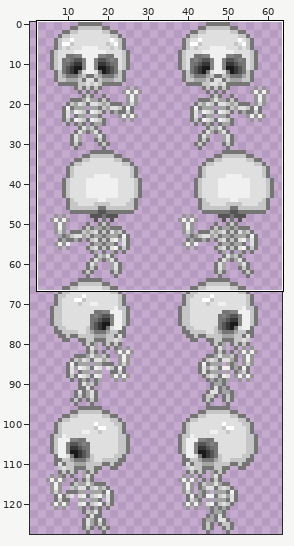
Edited in one commit: sprite sheet (assets/imgs/characters/skeleton/skeleton.png). Above, an overview of the earlier version with the close-up marked.
Close-up. Old version:
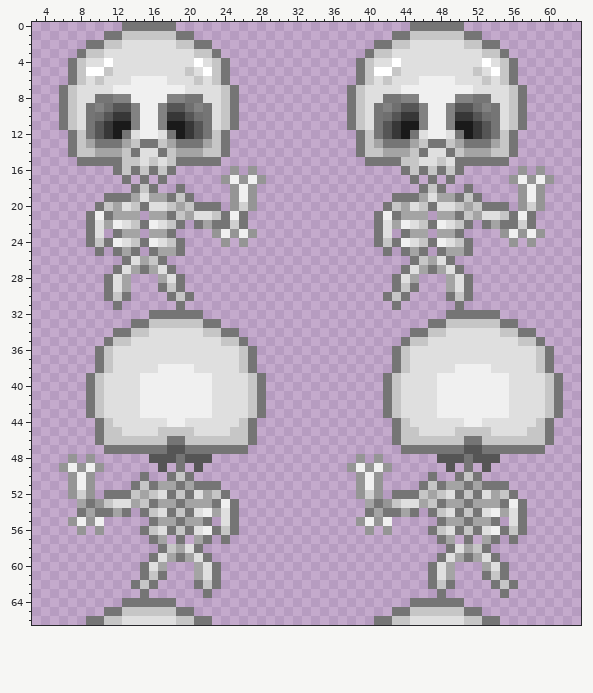
The file is 64x128 pixels. Colours within 5 levels of each other are drawn and written as one. Shown: x 3..63, y 0..66. The wide view leaves out empty margins. The commit also changed other parts of the picture, which this record leaves out.
Now the later version:
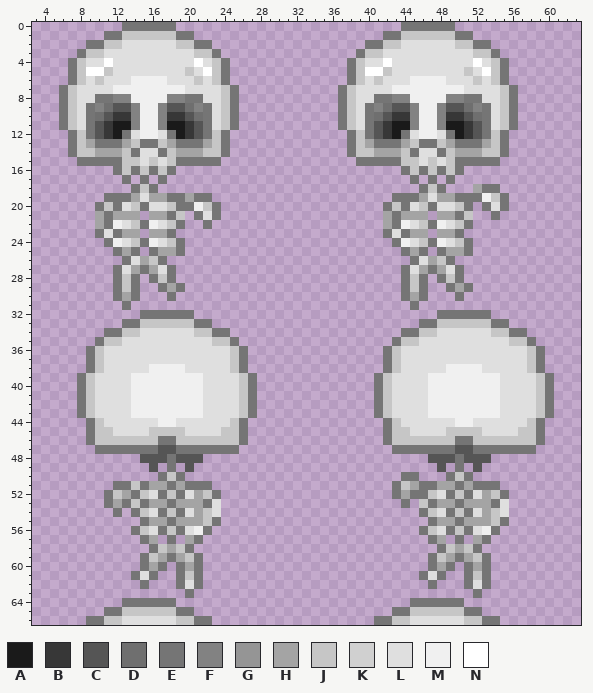
Palette (. is transparent): A #1a1a1a  B #373737  C #555555  D #6f6f6f  E #757575  F #828282  G #959595  H #a4a4a4  J #c6c6c6  K #d0d0d0  L #dfdfdf  M #f0f0f0  N #ffffff
The edit:
y 0: x 44 . -> E; x 50 E -> .
y 1: x 42 . -> E; x 44 E -> J; x 50 J -> E; x 52 E -> .
y 2: x 40 . -> E; x 42 E -> J; x 44 J -> L; x 50 L -> J; x 52 J -> E; x 54 E -> .
y 3: x 39..40 .E -> EJ; x 42 J -> L; x 52 L -> J; x 54..55 JE -> E.
y 4: x 38..40 .EJ -> EJL; x 42..43 LN -> NL; x 52..56 LNLJE -> NLJE.
y 5: x 38..40 .EJ -> EJN; x 42..43 NJ -> JL; x 51..56 LJLNJE -> JLNJE.
y 6: x 38..42 .EJLJ -> EJLJL; x 45 L -> M; x 49 M -> L; x 52..56 LJLJE -> JLJE.
y 7: x 37..39 .EJ -> EJL; x 43 L -> M; x 51 M -> L; x 55..57 LJE -> JE.
y 8: x 37..39 .EJ -> EJL; x 41 L -> E; x 43 E -> F; x 45 F -> M; x 49 M -> F; x 51 F -> E; x 53 E -> L; x 55..57 LJE -> JE.
y 9: x 37..43 .EJLEFD -> EJLEFDC; x 45..46 CF -> FM; x 48..49 MF -> FC; x 51..57 CDFELJE -> DFELJE.
y 10: x 37..43 .EJLEDC -> EJLEDCB; x 45..46 BF -> FM; x 48..49 MF -> FB; x 51..57 BCDELJE -> CDELJE.
y 11: x 37..43 .EJLECB -> EJLECBA; x 45..46 AF -> FM; x 48..49 MF -> FA; x 51..57 ABCELJE -> BCELJE.
y 12: x 38..46 .EJECBAEL -> EJECBAELM; x 48..56 MLEABCEJE -> LEABCEJE.
y 13: x 38..41 .EJH -> EJHE; x 44..46 EHJ -> HJE; x 48..50 EJH -> JHE; x 53..56 EHJE -> HJE.
y 14: x 38..39 .E -> EJ; x 41 J -> H; x 44..46 HJE -> JEL; x 48..50 LEJ -> EJH; x 53 H -> J; x 55..56 JE -> E.
y 15: x 39 . -> E; x 47..49 LJL -> JLJ; x 55 E -> .
y 16: x 25 G -> .; x 27 G -> .; x 57 G -> .; x 59 G -> .
y 17: x 24..28 GMGMG -> .....; x 56..60 GMGMG -> .....
y 18: x 19 E -> .; x 25..27 GMG -> ...; x 51..54 E... -> .HEE; x 57..59 GMG -> ...
y 19: x 19..22 JE.. -> EHEE; x 25..27 GMG -> ...; x 51 J -> E; x 53..55 ... -> MJE; x 57..59 GMG -> ...
y 20: x 12 H -> E; x 19..22 HJEE -> EEMJ; x 25..27 GKG -> ...; x 44 H -> E; x 51..52 HJ -> E.; x 54 E -> L; x 57..59 GKG -> ...
y 21: x 9..10 EM -> .H; x 20..21 HL -> .E; x 23..26 JEME -> E...; x 41..42 EM -> .H; x 52..58 HLLJEME -> ..E....
y 22: x 9..11 ELH -> .HE; x 21..26 EHEEKE -> .E....; x 41..43 ELH -> .HE; x 53..58 EHEEKE -> ......
y 23: x 9..11 EL. -> .EL; x 23..27 GMGMG -> .....; x 41..43 EL. -> .EL; x 55..59 GMGMG -> .....
y 24: x 9..10 EJ -> ..; x 24 G -> .; x 26 G -> .; x 41..42 EJ -> ..; x 56 G -> .; x 58 G -> .
y 25: x 10 E -> .; x 42 E -> .
y 26: x 46 J -> L; x 48 L -> J
y 28: x 11..14 ELH. -> .EJE; x 16..19 .HLE -> EJE.; x 43..46 ELH. -> .EJE; x 48..51 .HLE -> EJE.
y 29: x 11..14 ELH. -> .EJE; x 18 J -> H; x 43..46 EJE. -> .EJE; x 49..50 HL -> EH
y 30: x 11..14 EJE. -> .EHE; x 19..20 JE -> ..; x 42..43 EJ -> ..; x 45..46 .. -> HE; x 49..51 EJE -> .E.
y 31: x 12..13 E. -> .E; x 19 E -> .; x 43 E -> .; x 45 . -> E; x 50 E -> .
y 32: x 15 . -> E; x 21 E -> .; x 48 . -> E; x 54 E -> .
y 33: x 13 . -> E; x 15 E -> J; x 21 J -> E; x 23 E -> .; x 46 . -> E; x 48 E -> J; x 54 J -> E; x 56 E -> .
y 34: x 11 . -> E; x 13 E -> J; x 15 J -> L; x 21 L -> J; x 23 J -> E; x 25 E -> .; x 44 . -> E; x 46 E -> J; x 48 J -> L; x 54 L -> J; x 56 J -> E; x 58 E -> .
y 35: x 10..11 .E -> EJ; x 13 J -> L; x 23 L -> J; x 25..26 JE -> E.; x 43..44 .E -> EJ; x 46 J -> L; x 56 L -> J; x 58..59 JE -> E.
y 36..37: x 9..11 .EJ -> EJL; x 25..27 LJE -> JE.; x 42..44 .EJ -> EJL; x 58..60 LJE -> JE.
y 38: x 9..11 .EJ -> EJL; x 16 L -> M; x 20 M -> L; x 25..27 LJE -> JE.; x 42..44 .EJ -> EJL; x 49 L -> M; x 53 M -> L; x 58..60 LJE -> JE.
y 39..43: x 8..10 .EJ -> EJL; x 14 L -> M; x 22 M -> L; x 26..28 LJE -> JE.; x 41..43 .EJ -> EJL; x 47 L -> M; x 55 M -> L; x 59..61 LJE -> JE.
y 44: x 9..11 .EJ -> EJL; x 17 L -> M; x 19 M -> L; x 25..27 LJE -> JE.; x 42..44 .EJ -> EJL; x 50 L -> M; x 52 M -> L; x 58..60 LJE -> JE.
y 45: x 9..10 .E -> EJ; x 12 J -> L; x 16 L -> J; x 20 J -> L; x 24 L -> J; x 26..27 JE -> E.; x 42..43 .E -> EJ; x 45 J -> L; x 49 L -> J; x 53 J -> L; x 57 L -> J; x 59..60 JE -> E.
y 46: x 9..10 .E -> EJ; x 17 J -> E; x 19 E -> J; x 26..27 JE -> E.; x 42..43 .E -> EJ; x 50 J -> E; x 52 E -> J; x 59..60 JE -> E.
y 47: x 10 . -> E; x 17 E -> C; x 19 C -> E; x 26 E -> .; x 43 . -> E; x 50 E -> C; x 52 C -> E; x 59 E -> .
y 48: x 7 G -> .; x 9 G -> .; x 15 . -> C; x 18..19 CE -> EC; x 22 C -> .; x 39 G -> .; x 41 G -> .; x 47 . -> C; x 50..51 CE -> EC; x 54 C -> .
y 49: x 6..10 GMGMG -> .....; x 16..21 .C.E.C -> C.E.C.; x 38..42 GMGMG -> .....; x 48..53 .C.E.C -> C.E.C.
y 50: x 7..9 GMG -> ...; x 15 E -> .; x 17..20 .EJE -> EJE.; x 39..41 GMG -> ...; x 44..45 .. -> EE; x 47 E -> .; x 49..52 .EJE -> EJE.
y 51: x 7..9 GMG -> ...; x 12..16 ..EJE -> EEJEH; x 18..20 HEH -> EHE; x 23 E -> .; x 39..41 GMG -> ...; x 43..45 ... -> EJH; x 47..48 JE -> EH; x 50..52 HEH -> EHE; x 55 E -> .
y 52: x 7..9 GKG -> ...; x 12..24 EEJHJLEJELHJE -> JHEJLEJELHJE.; x 39..41 GKG -> ...; x 44 E -> H; x 46..56 JHJLEJELHJE -> EJLEJELHJE.
y 53: x 8..16 HEGJLLHJE -> ...EHEJEH; x 18..19 HE -> EH; x 22..25 HEME -> EL..; x 40..48 HEGJLLHJE -> ....E.JEH; x 50..51 HE -> EH; x 54..57 HEME -> EL..
y 54: x 8..25 EHEEHE.EJLEJELMHLE -> ....E.EJLEJELHJL..; x 40..57 EHEEHE.EJLEJELMHLE -> ......EJLEJELHJL..
y 55: x 7..10 GMGM -> ....; x 15..16 .E -> EH; x 18..19 HE -> EH; x 22..25 E.LE -> JE..; x 39..42 GMGM -> ....; x 47..48 .E -> EH; x 50..51 HE -> EH; x 54..57 E.LE -> JE..
y 56: x 8 G -> .; x 10 G -> .; x 14..25 .EJLEJELMEJE -> EJLEJELME...; x 40 G -> .; x 42 G -> .; x 46..57 .EJLEJELMEJE -> EJLEJELME...
y 57: x 15..22 .EH.E.HE -> EH.E.HE.; x 24 E -> .; x 47..54 .EH.E.HE -> EH.E.HE.; x 56 E -> .
y 58: x 16..21 .EJHLE -> EJHJE.; x 48..53 .ELHJE -> EJHJE.
y 59: x 15..22 .ELHEHLE -> EJHEHJE.; x 47..54 .ELHEHLE -> EJHEHJE.
y 60: x 16..17 LH -> HE; x 19..23 ..HLE -> EHE..; x 48..49 LH -> HE; x 51..55 ..HLE -> EHE..
y 61: x 14..17 .EJE -> ELE.; x 19..23 ..HLE -> EJE..; x 46..49 .ELH -> ELE.; x 51..52 .. -> EJ; x 54..55 JE -> ..
y 62: x 14..16 EJE -> .E.; x 19..20 .. -> EL; x 22..23 JE -> ..; x 48..49 JE -> ..; x 51..56 ...EJE -> ELE...
y 63: x 15 E -> .; x 20 . -> E; x 22 E -> .; x 48 E -> .; x 52 . -> E; x 55 E -> .
Pixel boxes of the changes (left, top, right, bottom) in both close-ups:
changed: (338, 22, 563, 598)
changed: (59, 166, 266, 598)
